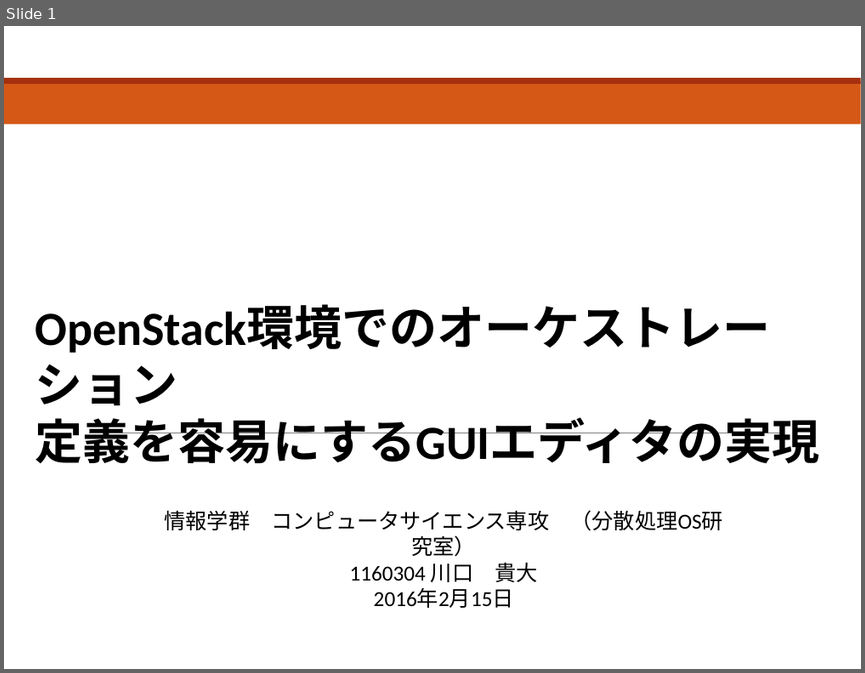
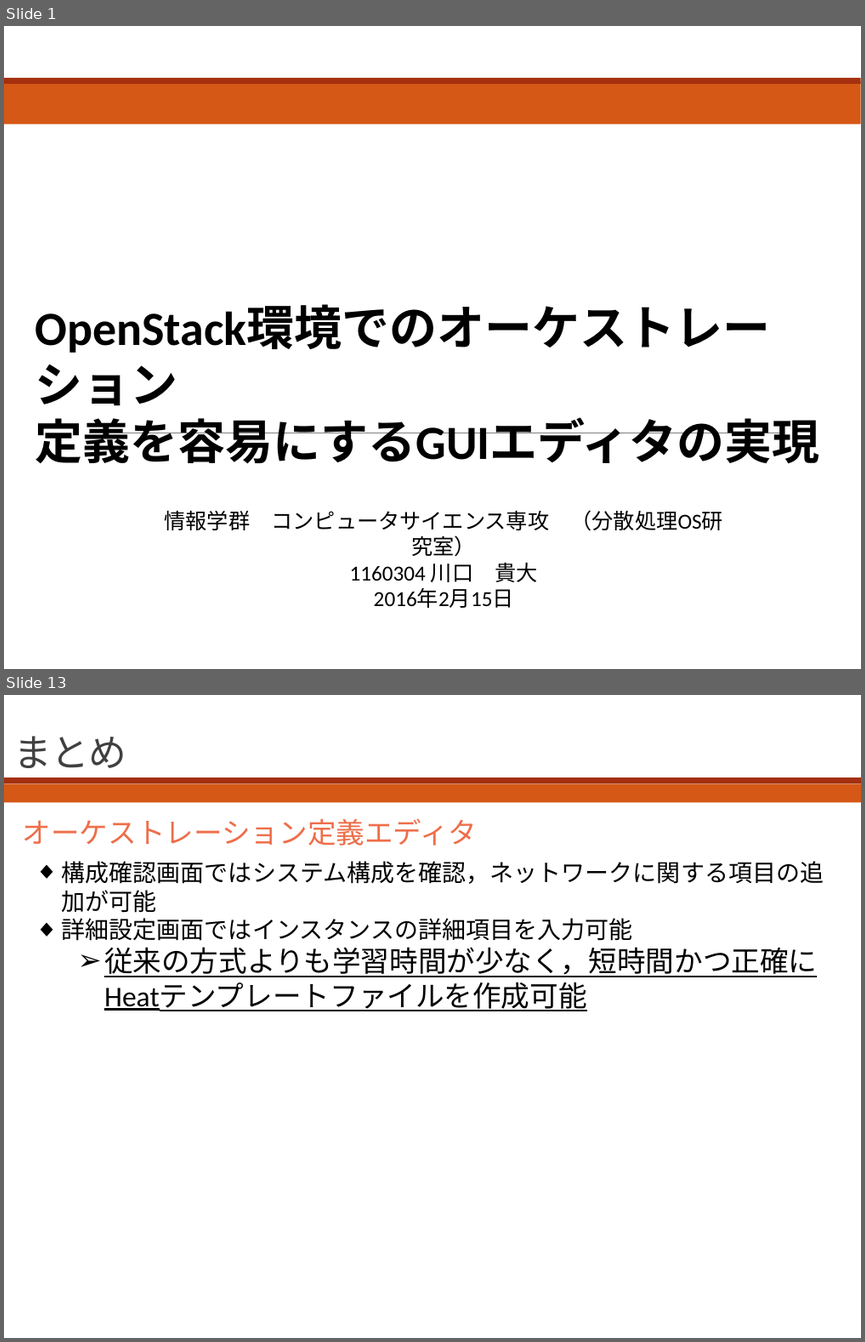
Before and after one commit to bokuhide/GUIToolCreate, a slide deck: 卒業論文本体/発表用スライド.pptx. Shown one above the other, each under a label of ours: slide 1 before the commit, slides 1 and 13 after it; the slides between them are not shown. The pictures are 865x673 and 865x1342 pixels, drawn with LibreOffice and Linux fonts; fonts in the diff are those of the drawing. Boxes give left, top, right and bottom in pixels: in the first picture for what was removed or moved away, otherwise in the second. Text is boxed around its words. In the diff, an @@ line names an element or a change of style, - is before the commit and + after.

```diff
--- a/卒業論文本体/発表用スライド.pptx
+++ b/卒業論文本体/発表用スライド.pptx
@@ slide 13 added at bbox=[4, 695, 861, 1338], background #FFFFFF @@
@@ title added at bbox=[14, 736, 127, 768], 32 pt, text #404040 @@
+まとめ
@@ rectangle added at bbox=[4, 784, 861, 803], fill #D55816 @@
@@ rectangle added at bbox=[4, 777, 861, 783], fill #A5300F @@
@@ text added at bbox=[23, 818, 477, 845], 24 pt, text #EE6E4A @@
+オーケストレーション定義エディタ
@@ text added at bbox=[62, 861, 824, 1011], 20 pt, text #000000 @@
+◆ 構成確認画面ではシステム構成を確認，ネットワークに関する項目の追加が可能
+◆ 詳細設定画面ではインスタンスの詳細項目を入力可能
+  ➢ 従来の方式よりも学習時間が少なく，短時間かつ正確にHeatテンプレートファイルを作成可能
```
Also in this commit, not shown: 6 slides changed, 5 other slides added, 1 slide removed, 10 other files.
